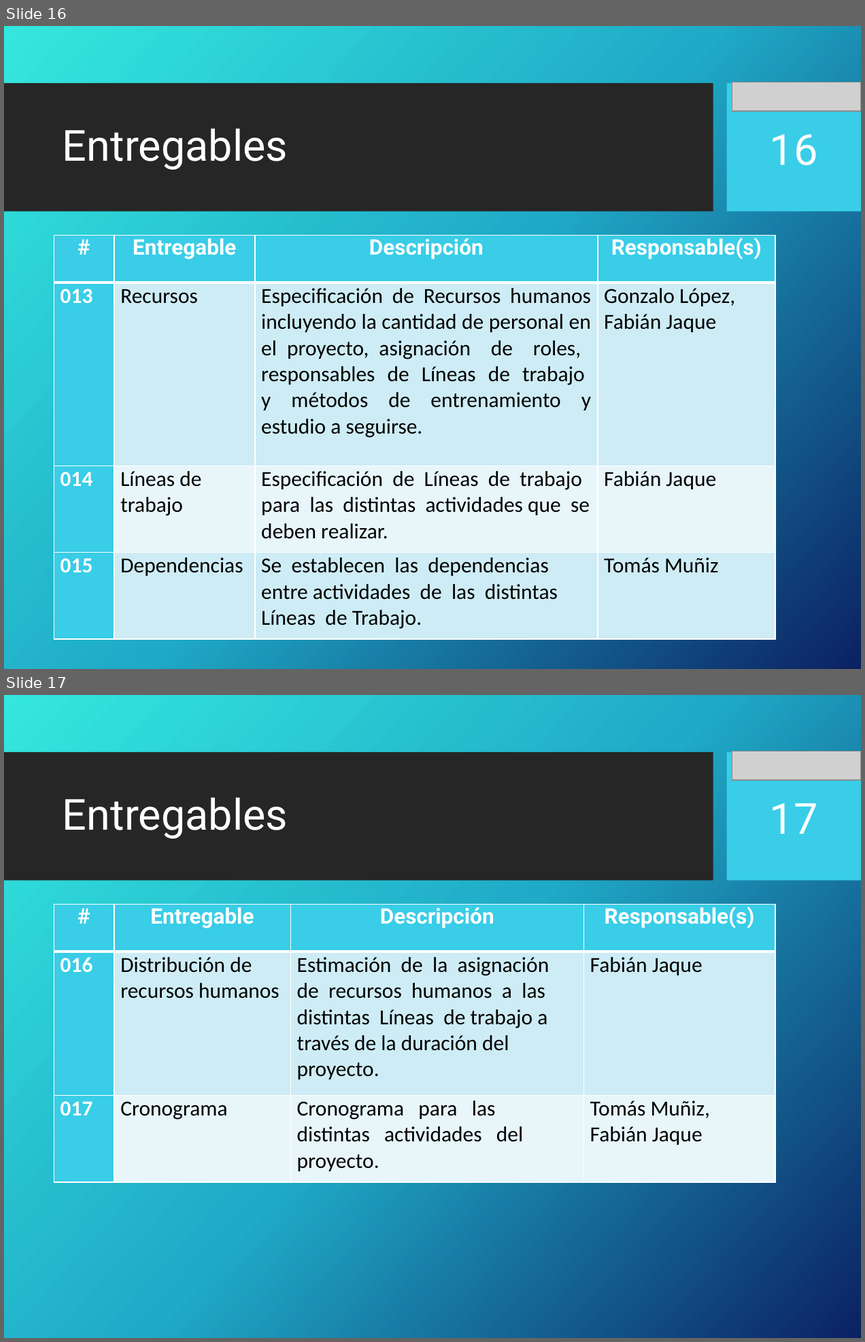
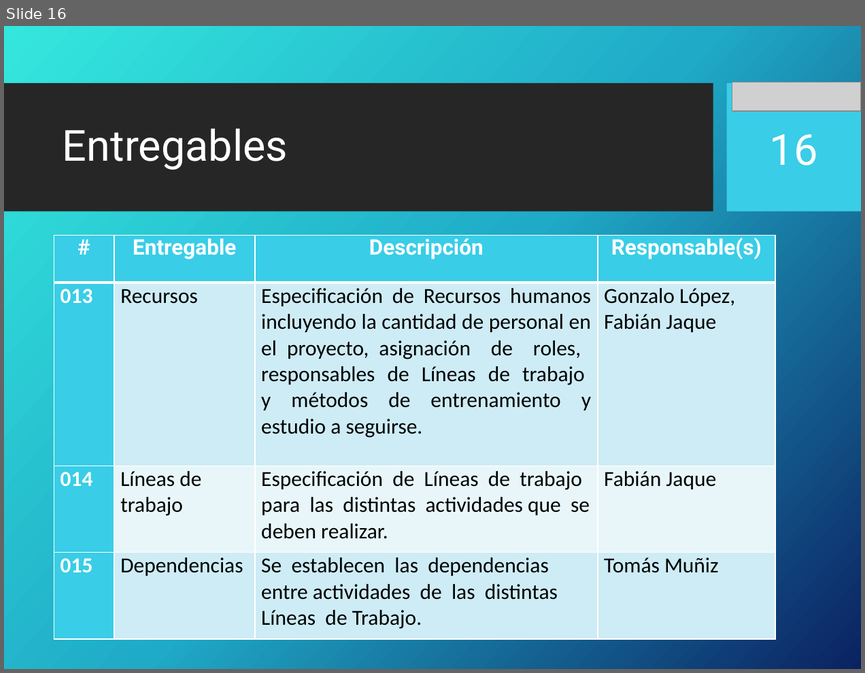
Before and after one commit to portafolio2016/hipocrates, a slide deck: docs/plan-de-proyecto/ppt-iteracion1.pptx. Shown one above the other, each under a label of ours: slides 16 and 17 before the commit, slide 16 after it. The pictures are 865x1342 and 865x673 pixels, drawn with LibreOffice and Linux fonts; fonts in the diff are those of the drawing; grey boxes stand for pictures; background and template pictures are left out. Boxes give left, top, right and bottom in pixels: in the first picture for what was removed or moved away, otherwise in the second. Text is boxed around its words. In the diff, an @@ line names an element or a change of style, - is before the commit and + after.

```diff
--- a/docs/plan-de-proyecto/ppt-iteracion1.pptx
+++ b/docs/plan-de-proyecto/ppt-iteracion1.pptx
@@ slide 17 removed at bbox=[4, 695, 861, 1338], background picture (left out); not listed: 2 template elements that a slide beside it also shows @@
@@ picture removed at bbox=[732, 751, 861, 781] @@
@@ title removed at bbox=[62, 797, 288, 838] @@
-Entregables
@@ page number removed at bbox=[770, 803, 818, 834] @@
-17
@@ table removed at bbox=[54, 904, 775, 1182], 3 rows, 4 columns @@
-# | Entregable | Descripción | Responsable(s)
-016 | Distribución de recursos humanos | Estimación de la asignación de recursos humanos a las distintas Líneas de trabajo a través de la duración del proyecto. | Fabián Jaque
-017 | Cronograma | Cronograma para las distintas actividades del proyecto. | Tomás Muñiz, Fabián Jaque
```
Also in this commit, not shown: 1 slide changed, 24 slides added, 2 other slides removed.
